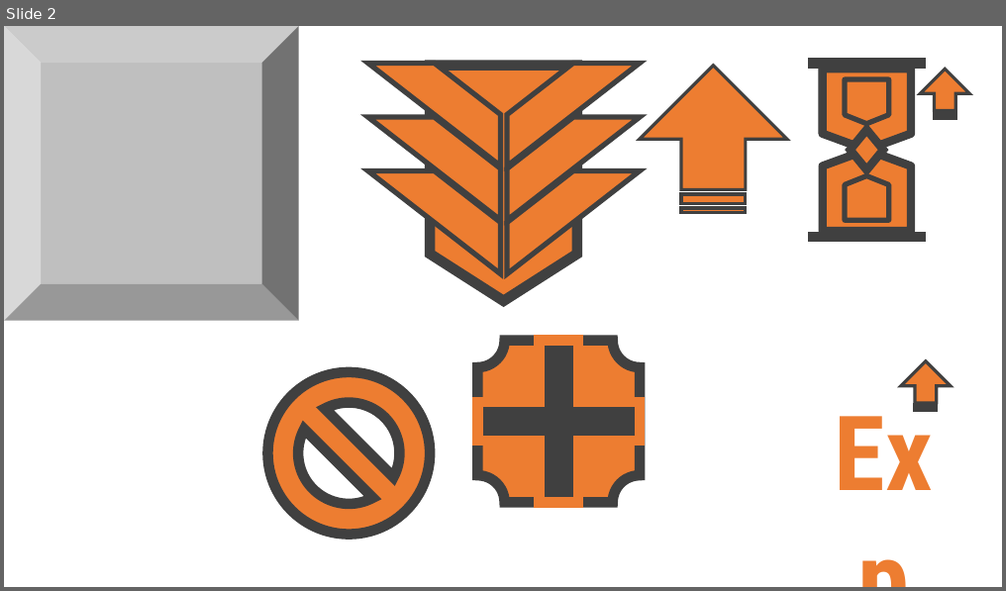
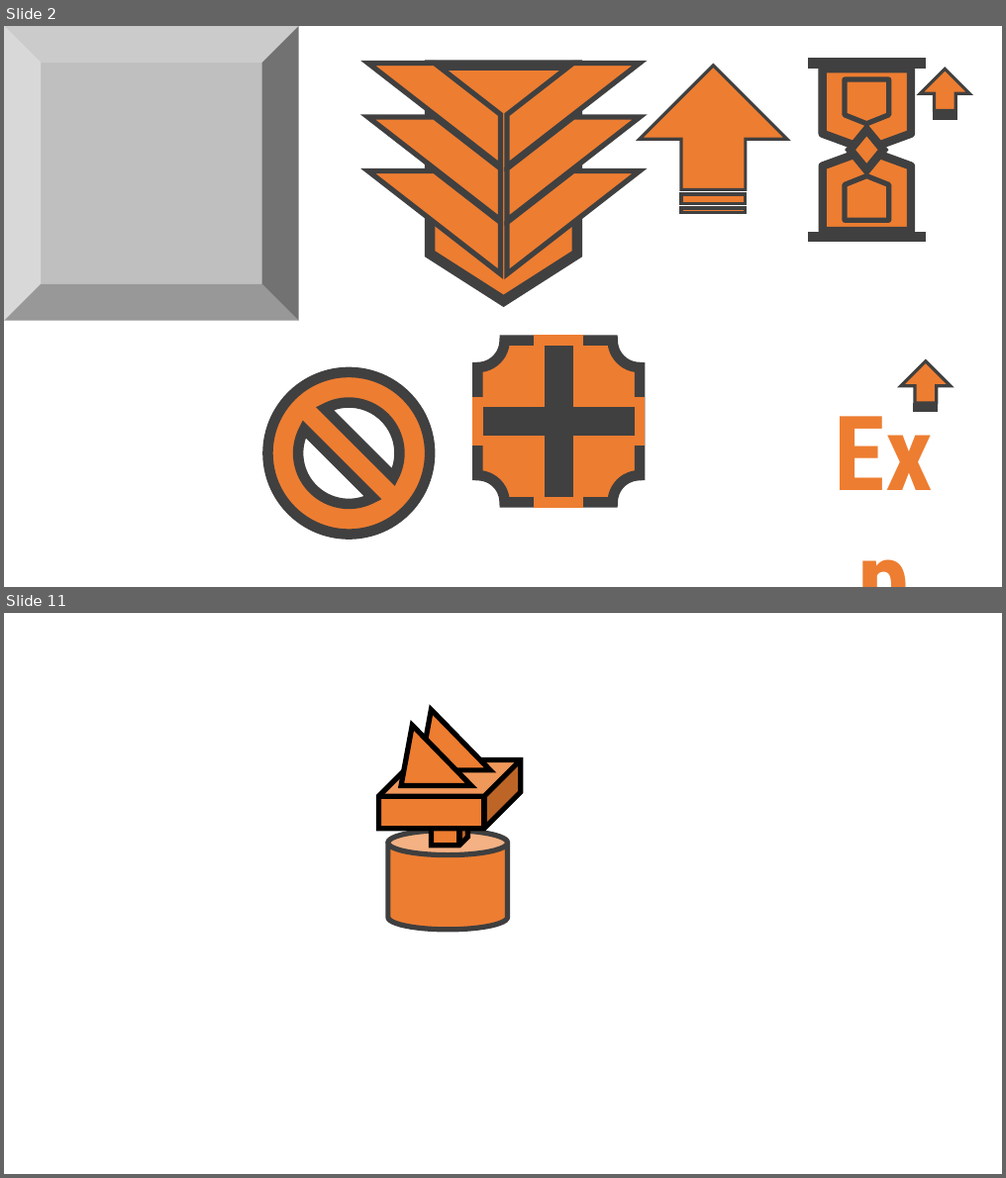
Before and after one commit to nfls/game-minesweeper3d, a slide deck: Assets/Sources/Sources.pptx. Shown one above the other, each under a label of ours: slide 2 before the commit, slides 2 and 11 after it; the slides between them are not shown. The pictures are 1006x591 and 1006x1178 pixels, drawn with LibreOffice and Linux fonts; fonts in the diff are those of the drawing. Boxes give left, top, right and bottom in pixels: in the first picture for what was removed or moved away, otherwise in the second. Text is boxed around its words. In the diff, an @@ line names an element or a change of style, - is before the commit and + after.

```diff
--- a/Assets/Sources/Sources.pptx
+++ b/Assets/Sources/Sources.pptx
@@ slide 11 added at (4,613,1002,1174), background #FFFFFF @@
@@ triangle added at (401,725,471,786), fill #ED7D31, outline #000000 5 pt @@
@@ triangle added at (420,710,491,770), fill #ED7D31, outline #000000 5 pt @@
@@ cube added at (379,761,521,829), fill #ED7D31, outline #000000 5 pt @@
@@ cube added at (432,812,468,846), fill #ED7D31, outline #000000 5 pt @@
@@ cylinder added at (388,830,508,930), fill #ED7D31, outline #3F3F3F 5 pt @@
```
Also in this commit, not shown: 8 other slides added, 22 other files.
